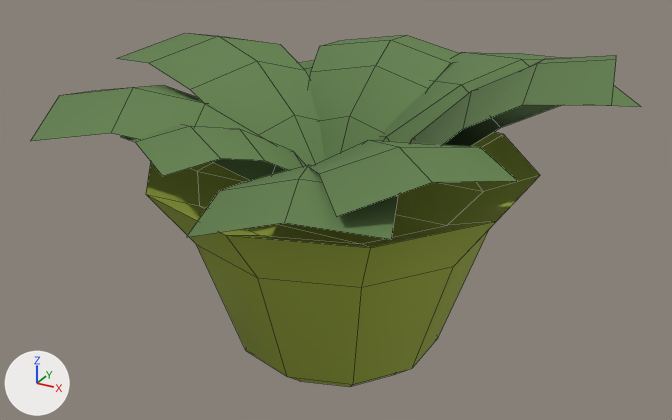
Before and after pictures for a commit that changed the FBX model Ripple Effect/Assets/Resources/Models/RoomModels/RE_PropHousePlant.FBX.
The view is the same before and after, from a camera (50 mm lens) standing at (1.107, -2.017, 1.403) and looking at (0.006, -0.016, 0.403). The lights are fixed; the arrows at lower left show +X, +Y and +Z. Mesh edges are drawn as thin lines. Where no turn or scale is listed for an object, it has been applied to the vertices.

The first picture shows 'RE_PropHousePlant'.
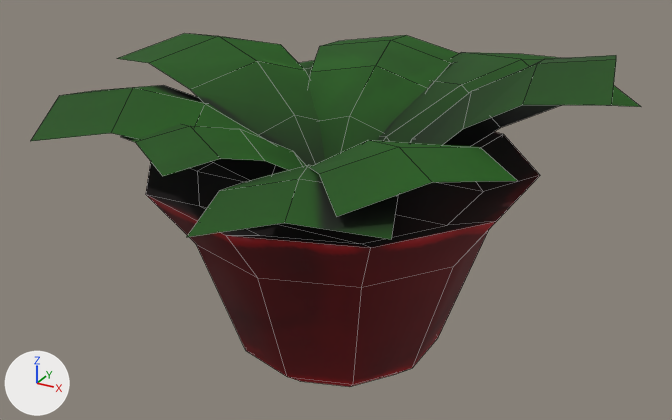
What differs and where, as boxes [x1, y1, x2, y2] in the pictures (672 x 420 px):
```json
{"object": "RE_PropHousePlant", "change": "surface changed", "before": [31, 33, 641, 387], "after": [31, 33, 641, 387]}
```

Edits to the scene script, one JSON object a line:
```json
{"op": "add", "block": "img_albedo_matte_png", "code": ["img_albedo_matte_png = load_image('Albedo_Matte.png', '_unpacked/Albedo_Matte.png', 1024, 1024, 'sRGB')"]}
{"op": "add", "block": "img_albedo_plantvegitation_png", "code": ["img_albedo_plantvegitation_png = load_image('Albedo_PlantVegitation.png', '_unpacked/Albedo_PlantVegitation.png', 1024, 1024, 'sRGB')"]}
{"op": "remove", "block": "mat_plantvegitation", "code": "mat_plantvegitation.base_color = (0.122, 0.22, 0.0706)  # green #62814b"}
{"op": "add", "block": "mat_plantvegitation", "code": "mat_plantvegitation.texture = img_albedo_plantvegitation_png  # with its transparency"}
{"op": "remove", "block": "mat_matte", "code": "mat_matte.base_color = (0.388, 0.475, 0.051)  # green #a7b740"}
{"op": "add", "block": "mat_matte", "code": "mat_matte.texture = img_albedo_matte_png  # with its transparency"}
```
